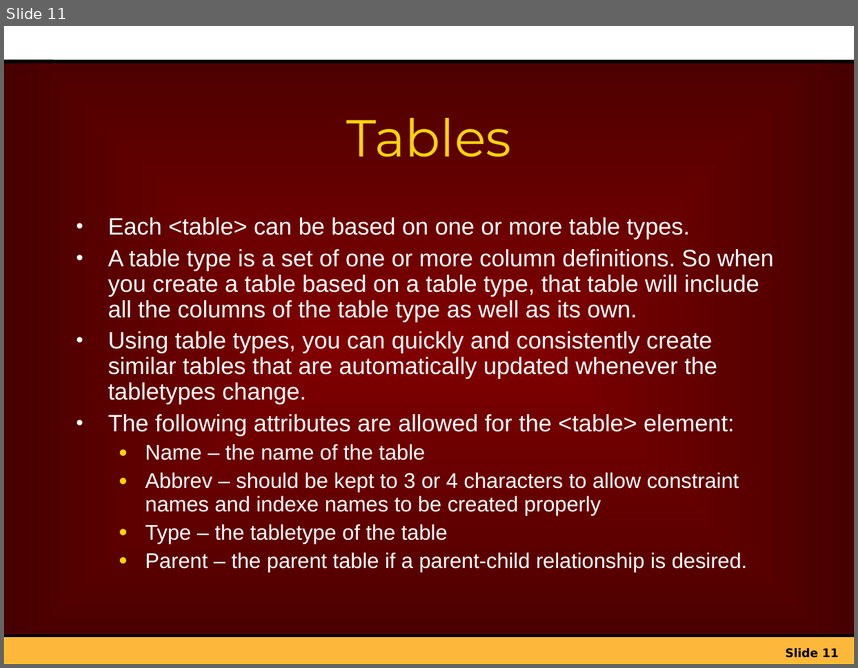
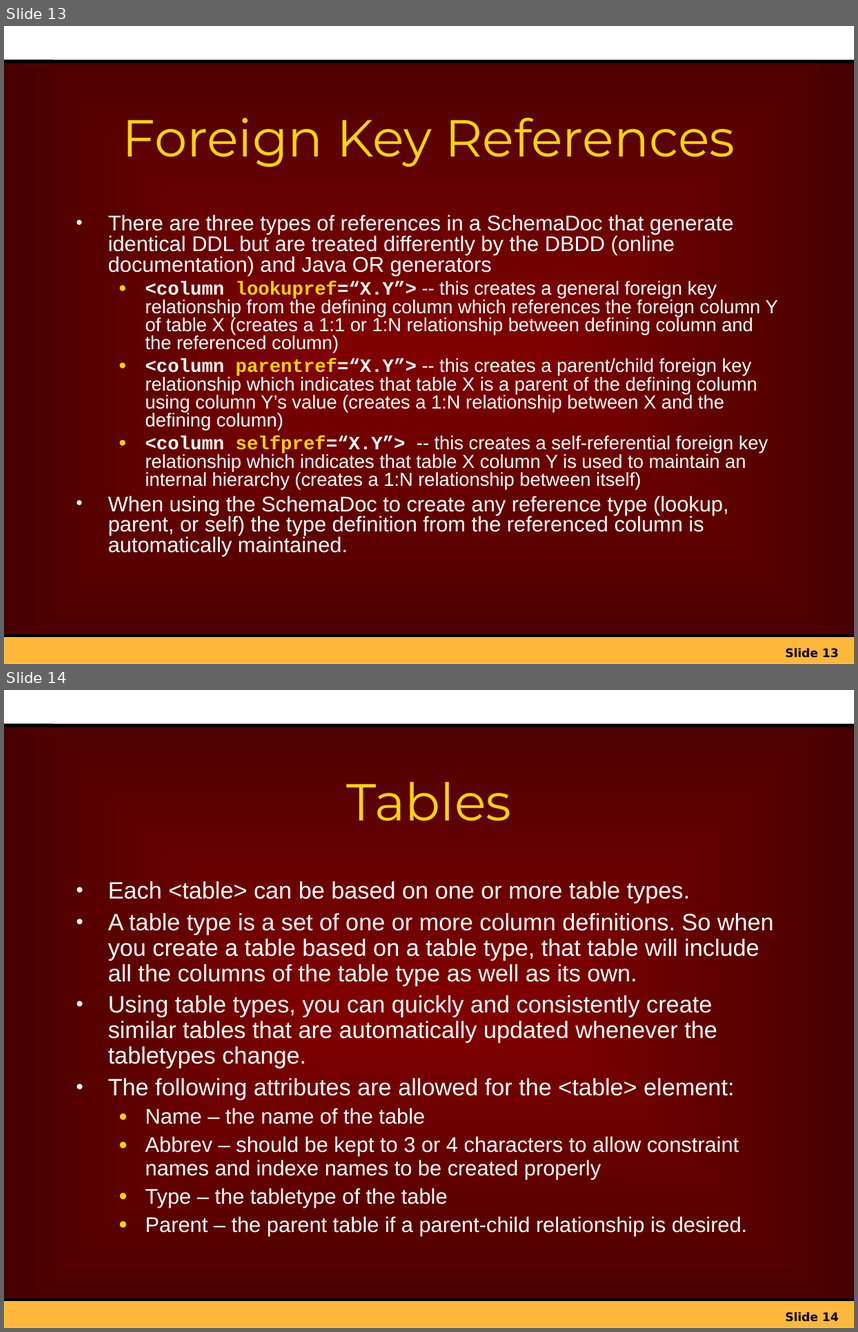
Before and after one commit to netspective/sparx-2001, a slide deck: Framework/web-shared/docs/project/Introduction_to_Sparx_XIF.ppt. Shown one above the other, each under a label of ours: slide 11 before the commit, slides 13 and 14 after it. The pictures are 858x668 and 858x1332 pixels, drawn with LibreOffice and Linux fonts; fonts in the diff are those of the drawing; background and template pictures are left out. Boxes give left, top, right and bottom in pixels: in the first picture for what was removed or moved away, otherwise in the second. Text is boxed around its words. In the diff, an @@ line names an element or a change of style, - is before the commit and + after.

Commit message:
Added some introductory information on the new Java OR mapping features.

```diff
--- a/Framework/web-shared/docs/project/Introduction_to_Sparx_XIF.ppt
+++ b/Framework/web-shared/docs/project/Introduction_to_Sparx_XIF.ppt
@@ slide 13 added at bbox=[4, 26, 854, 664], background gradient #800000 to #470000; not listed: 5 template elements that a slide beside it also shows @@
@@ title added at bbox=[123, 117, 735, 167], 44 pt, text #FDD409 @@
+Foreign Key References
@@ text added at bbox=[108, 214, 778, 555], 16 pt, text #FFFFFF @@
+• There are three types of references in a SchemaDoc that generate identical DDL but are treated differently by the DBDD (online documentation) and Java OR generators
+  ● <column lookupref=“X.Y”> -- this creates a general foreign key relationship from the defining column which references the foreign column Y of table X (creates a 1:1 or 1:N relationship between defining column and the referenced column)
+  ● <column parentref=“X.Y”> -- this creates a parent/child foreign key relationship which indicates that table X is a parent of the defining column using column Y’s value (creates a 1:N relationship between X and the defining column)
+  ● <column selfpref=“X.Y”> -- this creates a self-referential foreign key relationship which indicates that table X column Y is used to maintain an internal hierarchy (creates a 1:N relationship between itself)
+• When using the SchemaDoc to create any reference type (lookup, parent, or self) the type definition from the referenced column is automatically maintained.
@@ what was slide 11 is now slide 14 @@
@@ page number at bbox=[785, 1312, 839, 1321]: text changed @@
-Slide 11
+Slide 14
```
Also in this commit, not shown: 7 slides changed, 5 other slides added.
